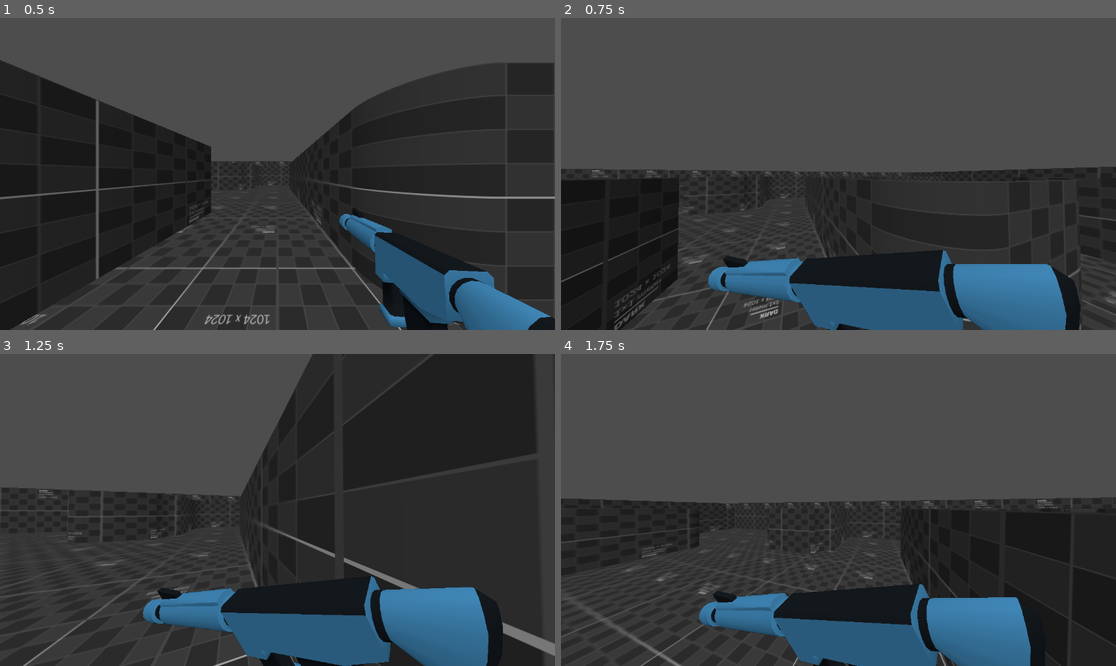
Above: before the commit, frames 1-4 (two rows, left to right).
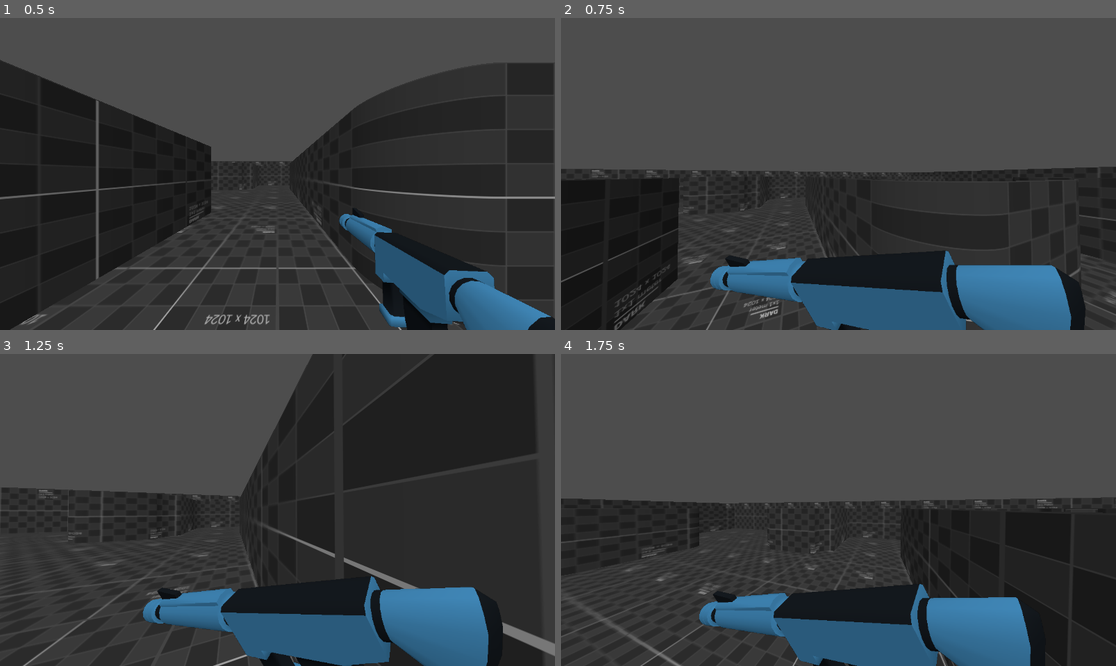
Above: after the commit, the same moments.

Repository: dairycultist/MyTinyGame
Game: Godot game, scene res://world.tscn
The game is run twice, just before and just after one commit, with the same random seed, the same clock (stepped at 60 frames per second) and the same inputs.
Inputs (mouse positions are in pixels of both pictures, inside the frame that each line leads up to):
- Up to frame 1 (0.5 s): no input
- Up to frame 2 (0.75 s): tap Enter (ui_accept) at 0.5 s; move the mouse to (866, 174) at 0.52 s; hold W (walk_up) from 0.53 s (still down)
- Up to frame 3 (1.25 s): keep holding W (walk_up); tap Enter (ui_accept) at 0.77 s
- Up to frame 4 (1.75 s): keep holding W (walk_up); move the mouse to (810, 510) at 1.27 s; tap Enter (ui_accept) at 1.52 s

Frame 1 is identical in both runs. In frame 2, 1.0% of the frame differs, in the area x 26-95%, y 74-100%; in frame 3, less than 0.1%; in frame 4, nothing differs.

Commit message:
Gun run 2

Diff:
--- a/rifle_animator.gd
+++ b/rifle_animator.gd
@@ -6,9 +6,21 @@
 const RUN_POS = Vector3(-0.64, -0.63, -1.21)
 const RUN_ROT = Vector3(deg_to_rad(17.4), deg_to_rad(229.6), deg_to_rad(-23.0))
 
+var run_fac = 0.0;
+
 func _process(delta: float) -> void:
 
-	var move := Input.get_vector("walk_left", "walk_right", "walk_up", "walk_down").normalized().length()
+	var run_amount := Input.get_vector("walk_left", "walk_right", "walk_up", "walk_down").normalized().length()
 
-	position = lerp(SHOOT_POS, RUN_POS + Vector3(cos(Time.get_ticks_msec() * 0.01) * 0.03, abs(sin(Time.get_ticks_msec() * 0.01) * 0.03), 0.0), move)
-	rotation = lerp(SHOOT_ROT, RUN_ROT, move)
+	run_fac = lerp(run_fac, run_amount, delta * 20);
+
+	position = lerp(
+		SHOOT_POS,
+		RUN_POS + Vector3(
+			cos(Time.get_ticks_msec() * 0.01) * 0.03,
+			abs(sin(Time.get_ticks_msec() * 0.01) * 0.03),
+			0.0
+		),
+		run_fac
+	)
+	rotation = lerp(SHOOT_ROT, RUN_ROT, run_fac)
